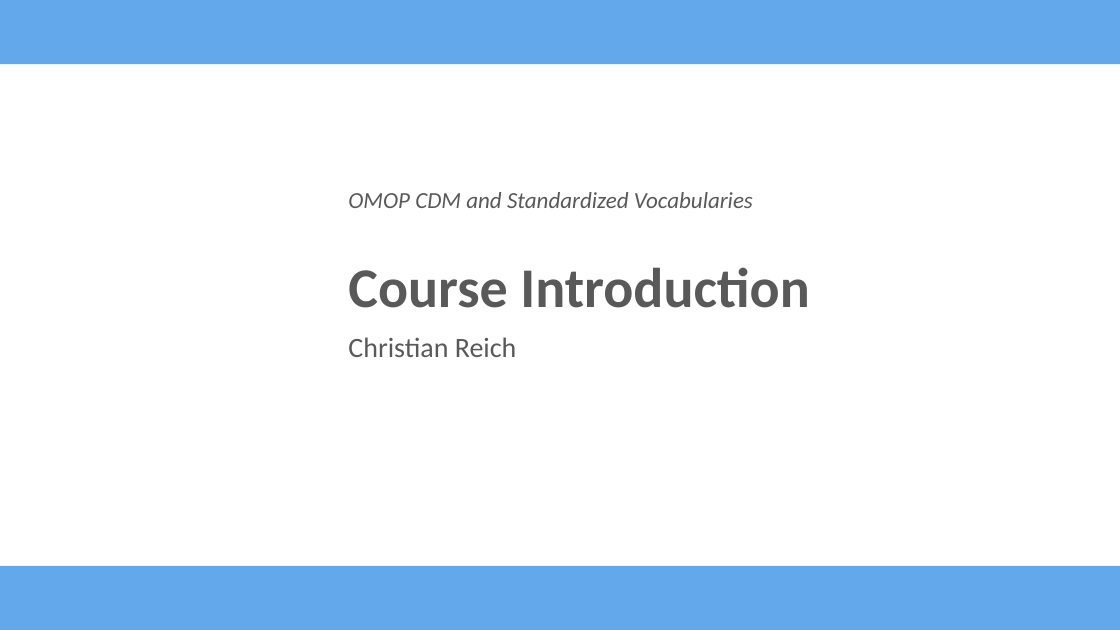
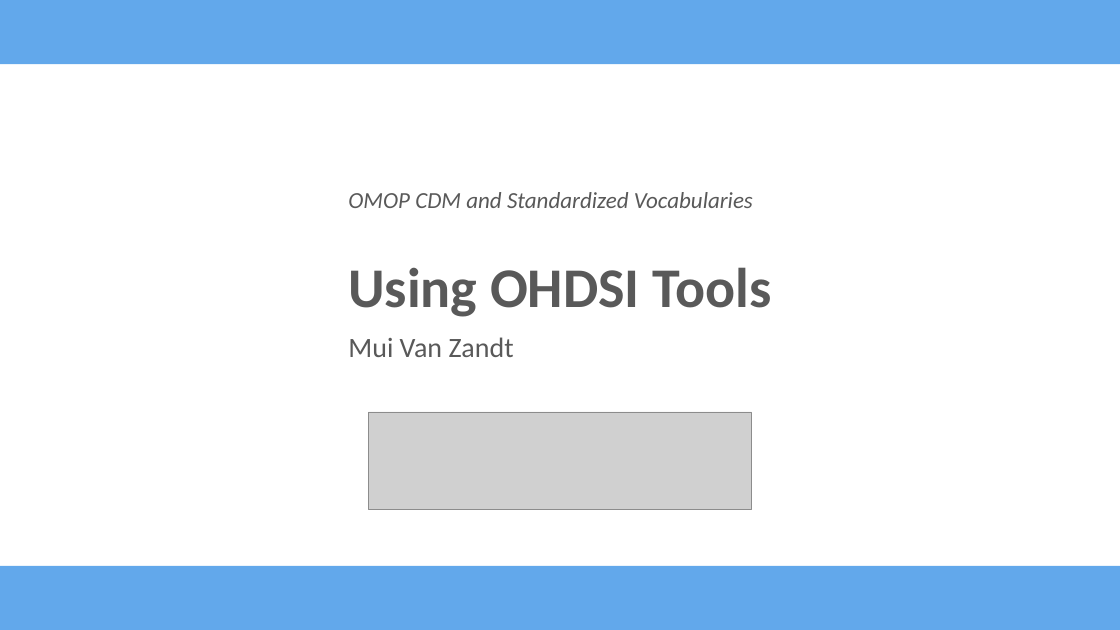
Before and after one commit to EHDEN/Academy, a slide deck: slide 1 of ehden_academy_video_thumbnail_template.pptx. Drawn at 1120x630 pixels with LibreOffice and Linux fonts; fonts in the diff are those of the drawing; grey boxes stand for pictures; background and template pictures are left out. Boxes give left, top, right and bottom in pixels: in the first picture for what was removed or moved away, otherwise in the second. Text is boxed around its words. In the diff, an @@ line names an element or a change of style, - is before the commit and + after.

```diff
--- a/ehden_academy_video_thumbnail_template.pptx
+++ b/ehden_academy_video_thumbnail_template.pptx
@@ title at (348, 267, 772, 317): text changed @@
-Course Introduction
+Using OHDSI Tools
@@ subtitle at (348, 337, 514, 357): text changed @@
-Christian Reich
+Mui Van Zandt
@@ picture added at (368, 412, 751, 509) @@
```
Also in this commit, not shown: 2 slides added, 1 other file.
